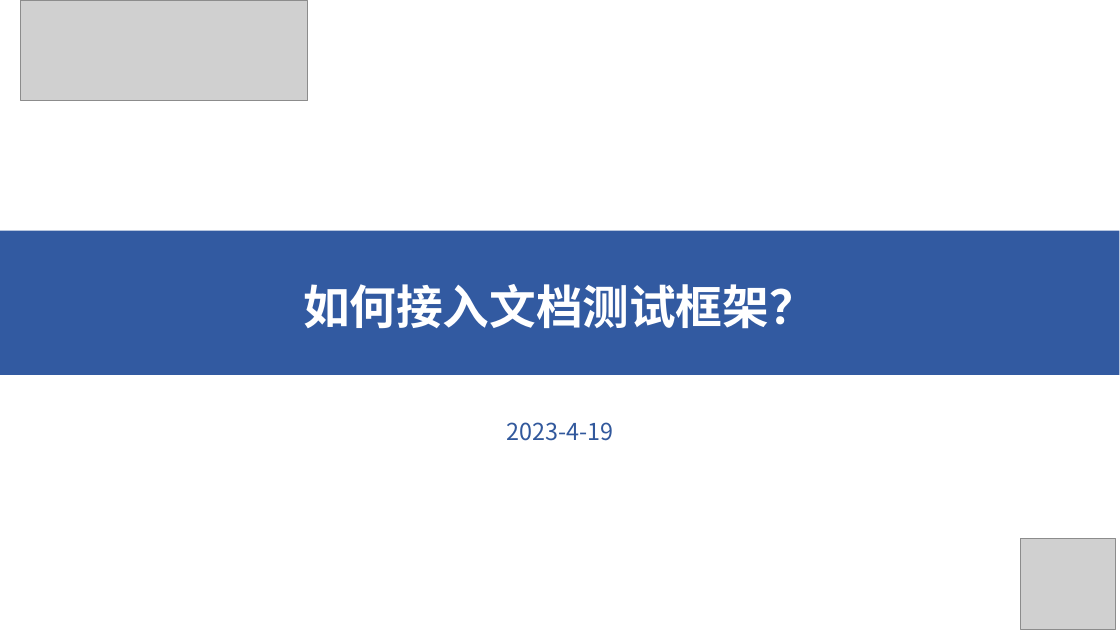
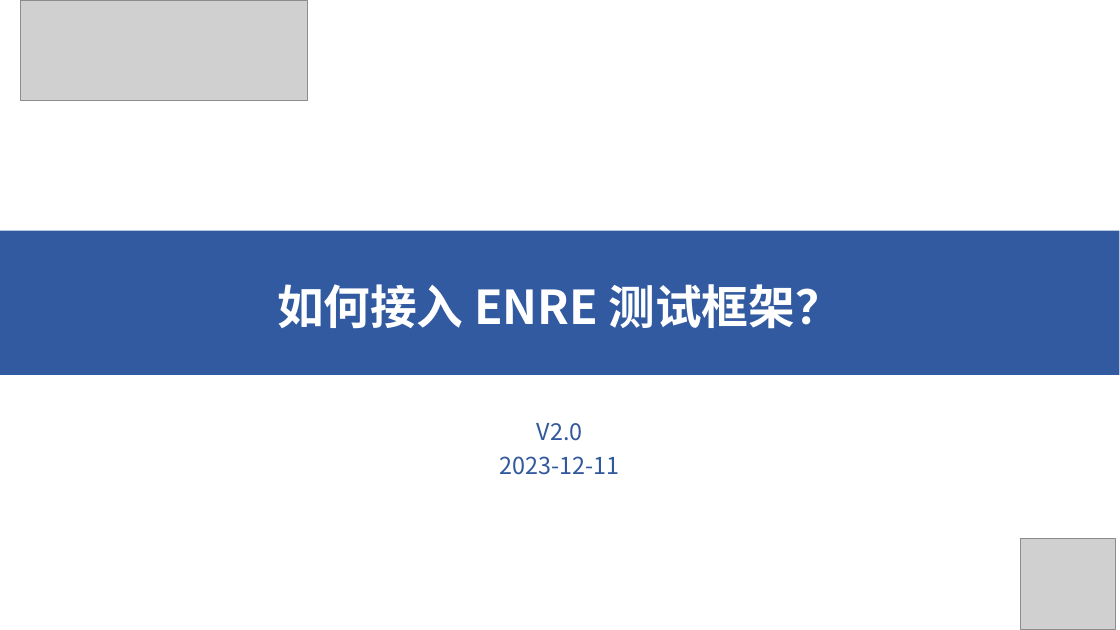
Before and after one commit to xjtu-enre/ENRE-workflow, a slide deck: slide 1 of DocTestGuide_CHS.pptx. Drawn at 1120x630 pixels with LibreOffice and Linux fonts; fonts in the diff are those of the drawing; grey boxes stand for pictures. Boxes give left, top, right and bottom in pixels: in the first picture for what was removed or moved away, otherwise in the second. Text is boxed around its words. In the diff, an @@ line names an element or a change of style, - is before the commit and + after.

```diff
--- a/DocTestGuide_CHS.pptx
+++ b/DocTestGuide_CHS.pptx
@@ text in rectangle at (x1=277, y1=284, x2=842, y2=329): text changed @@
-如何接入文档测试框架？
+如何接入 ENRE 测试框架？
@@ text at (x1=500, y1=423, x2=620, y2=475): text changed @@
-2023-4-19
+V2.0
+2023-12-11
```
Also in this commit, not shown: 8 other slides changed, 1 slide added, 2 slides removed.
